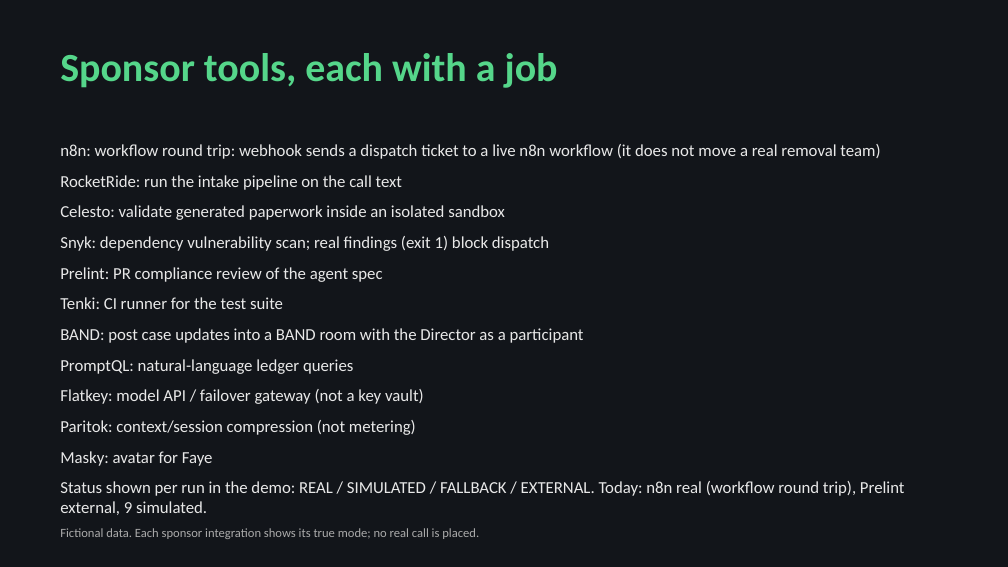
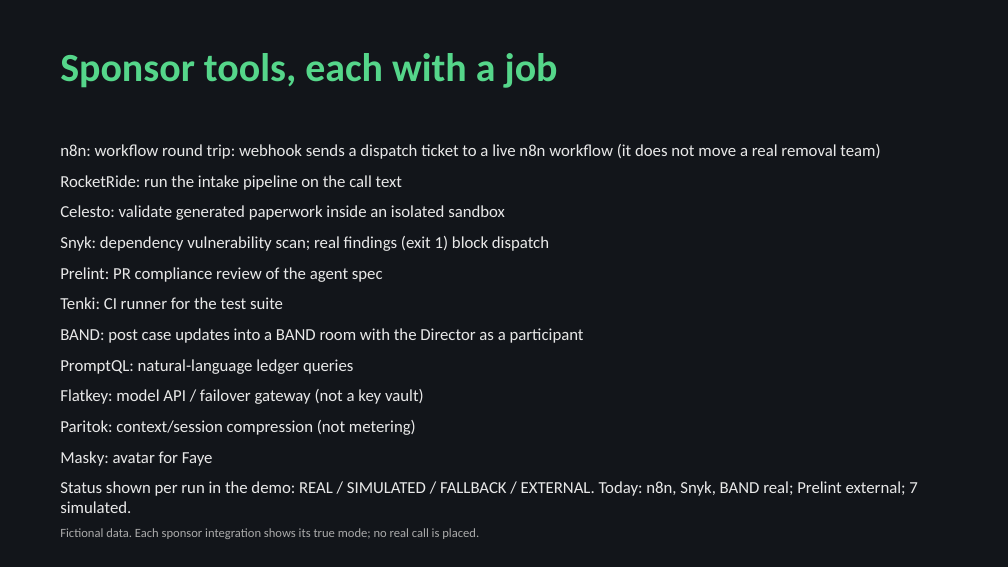
Before and after one commit to donaldc11/vigil-ai-night-staff, a slide deck: slide 5 of Vigil_deck.pptx. Drawn at 1008x567 pixels with LibreOffice and Linux fonts; fonts in the diff are those of the drawing. Boxes give left, top, right and bottom in pixels: in the first picture for what was removed or moved away, otherwise in the second. Text is boxed around its words. In the diff, an @@ line names an element or a change of style, - is before the commit and + after.

Commit message:
Vigil: real n8n, Snyk, BAND runs; updated demo page

```diff
--- a/Vigil_deck.pptx
+++ b/Vigil_deck.pptx
@@ text at bbox=[60, 481, 917, 513]: text changed @@
-Status shown per run in the demo: REAL / SIMULATED / FALLBACK / EXTERNAL. Today: n8n real (workflow round trip), Prelint external, 9 simulated.
+Status shown per run in the demo: REAL / SIMULATED / FALLBACK / EXTERNAL. Today: n8n, Snyk, BAND real; Prelint external; 7 simulated.
```
Also in this commit, not shown: 6 other files.
